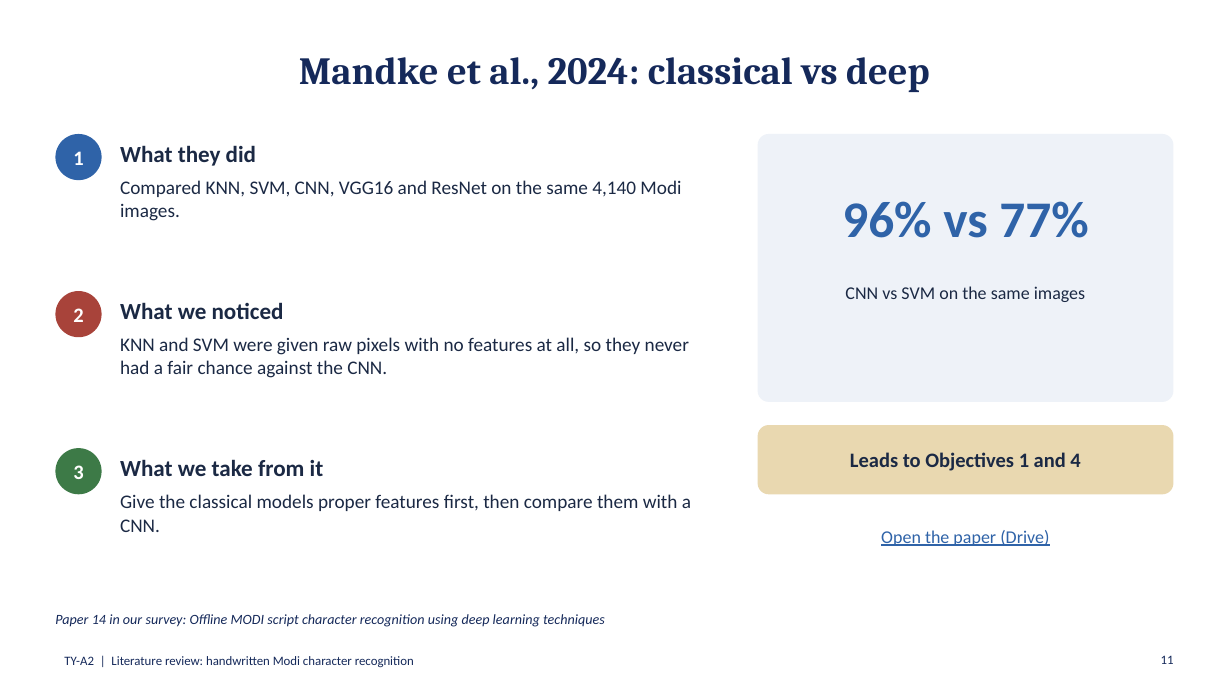
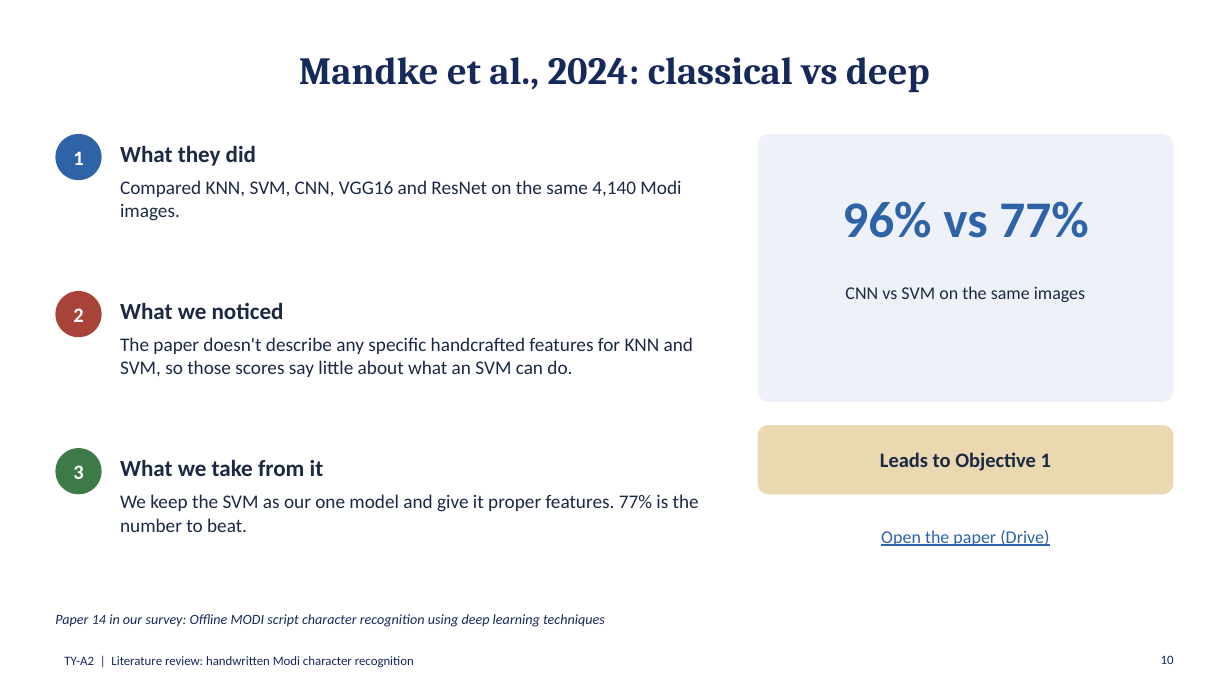
Before and after one commit to ananyac9820/modi-lipi-xai, a slide deck: slide 10 of docs/01_literature_survey/Literature_Review_Presentation.pptx (slide 11 before the commit). Drawn at 1232x693 pixels with LibreOffice and Linux fonts; fonts in the diff are those of the drawing. Boxes give left, top, right and bottom in pixels: in the first picture for what was removed or moved away, otherwise in the second. Text is boxed around its words. In the diff, an @@ line names an element or a change of style, - is before the commit and + after.

Commit message:
New objectives in synopsis, survey sheet, deck and implementation map

```diff
--- a/docs/01_literature_survey/Literature_Review_Presentation.pptx
+++ b/docs/01_literature_survey/Literature_Review_Presentation.pptx
@@ text at [120, 337, 693, 377]: text changed @@
-KNN and SVM were given raw pixels with no features at all, so they never had a fair chance against the CNN.
+The paper doesn't describe any specific handcrafted features for KNN and SVM, so those scores say little about what an SVM can do.
@@ text at [880, 452, 1051, 471]: text changed @@
-Leads to Objectives 1 and 4
+Leads to Objective 1
@@ text at [120, 494, 699, 532]: text changed @@
-Give the classical models proper features first, then compare them with a CNN.
+We keep the SVM as our one model and give it proper features. 77% is the number to beat.
@@ page number at [1161, 655, 1174, 664]: text changed @@
-11
+10
```
Also in this commit, not shown: 12 other slides changed, 1 slide removed, 10 other files.
